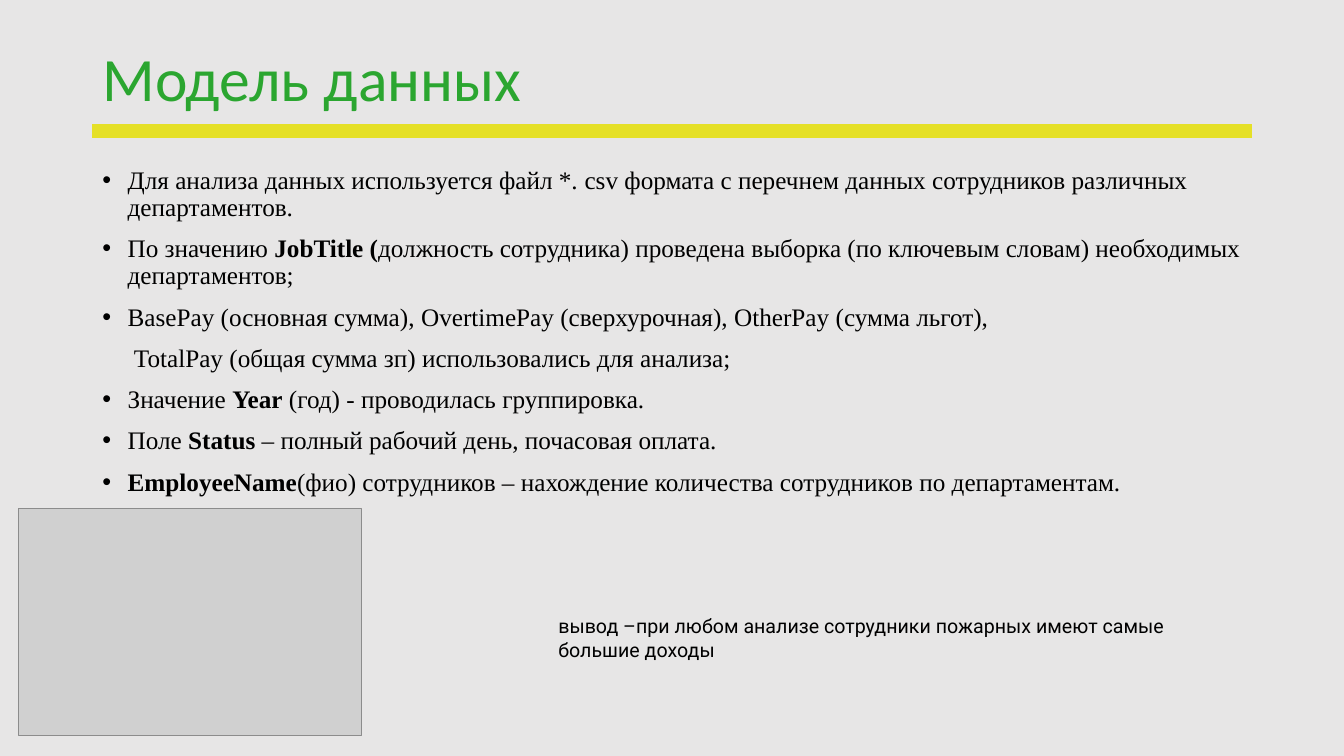
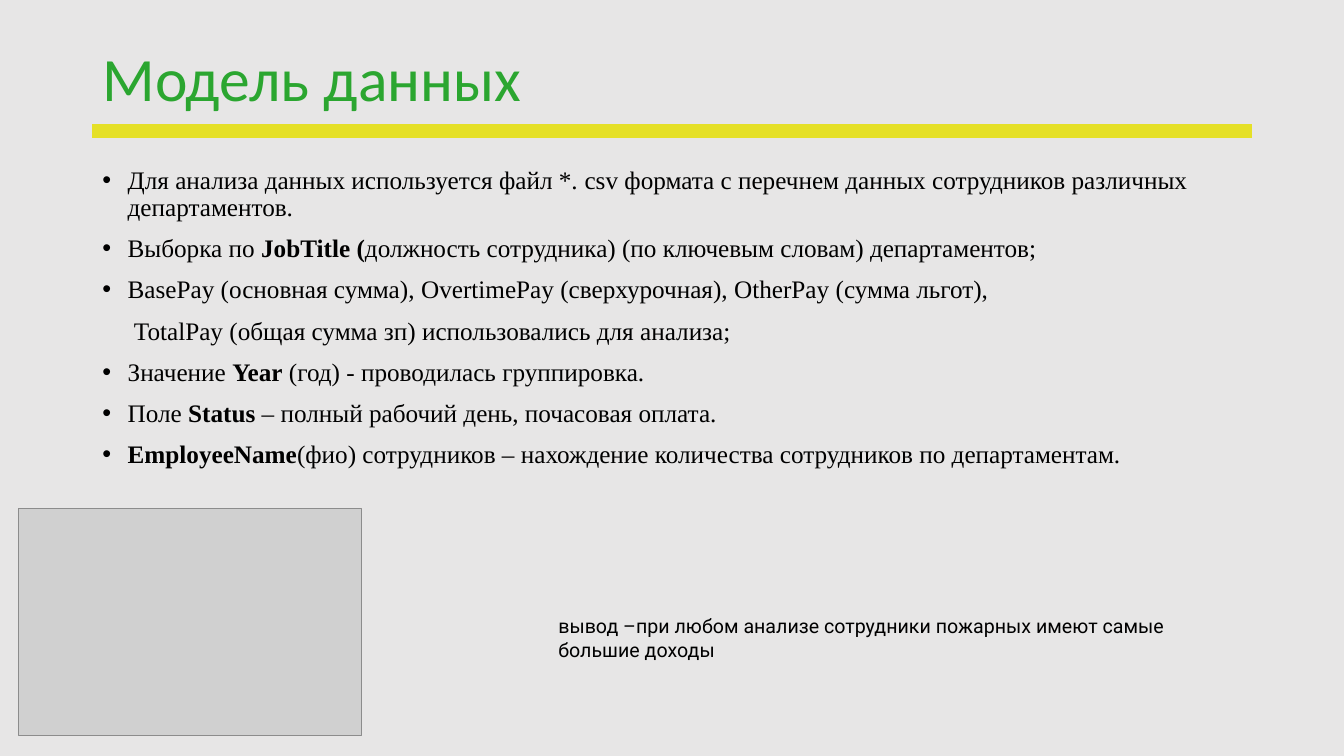
Before and after one commit to Tatiana-tsar/homework, a slide deck: slide 5 of ПЕРЕЗАПУСК_Data Analyst_Царегородцева_Татьяна_Владимировна.pptx. Drawn at 1344x756 pixels with LibreOffice and Linux fonts; fonts in the diff are those of the drawing; grey boxes stand for pictures; background and template pictures are left out. Boxes give left, top, right and bottom in pixels: in the first picture for what was removed or moved away, otherwise in the second. Text is boxed around its words. In the diff, an @@ line names an element or a change of style, - is before the commit and + after.

```diff
--- a/ПЕРЕЗАПУСК_Data Analyst_Царегородцева_Татьяна_Владимировна.pptx
+++ b/ПЕРЕЗАПУСК_Data Analyst_Царегородцева_Татьяна_Владимировна.pptx
@@ text at <box>128,239,1036,263</box>: text changed @@
-• По значению JobTitle (должность сотрудника) проведена выборка (по ключевым словам) необходимых департаментов;
+• Выборка по JobTitle (должность сотрудника) (по ключевым словам) департаментов;
```
Also in this commit, not shown: 2 other slides changed, 2 other files.
